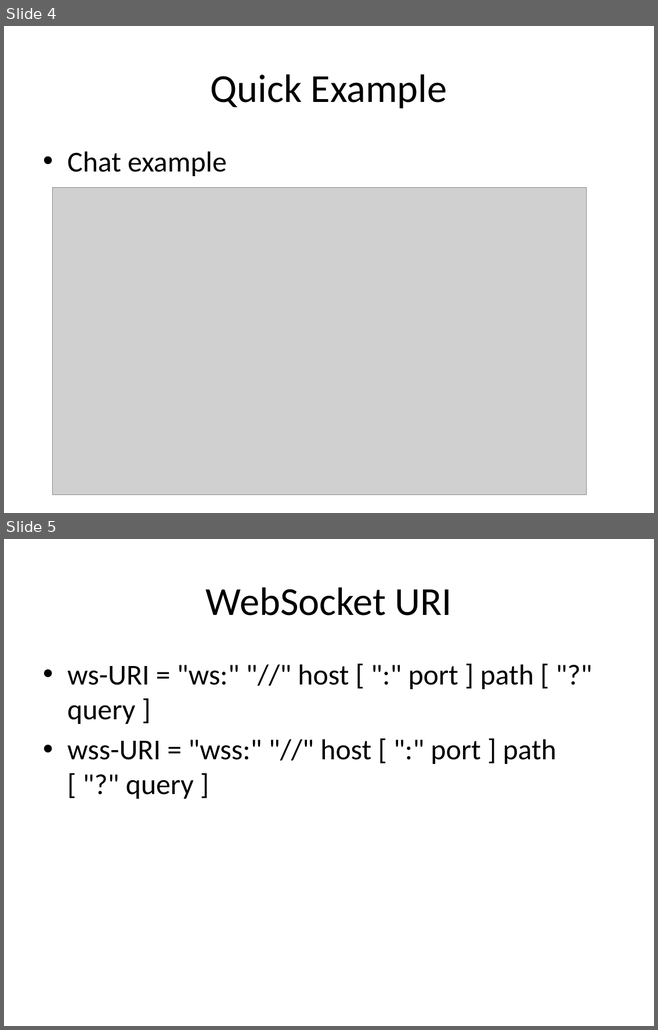
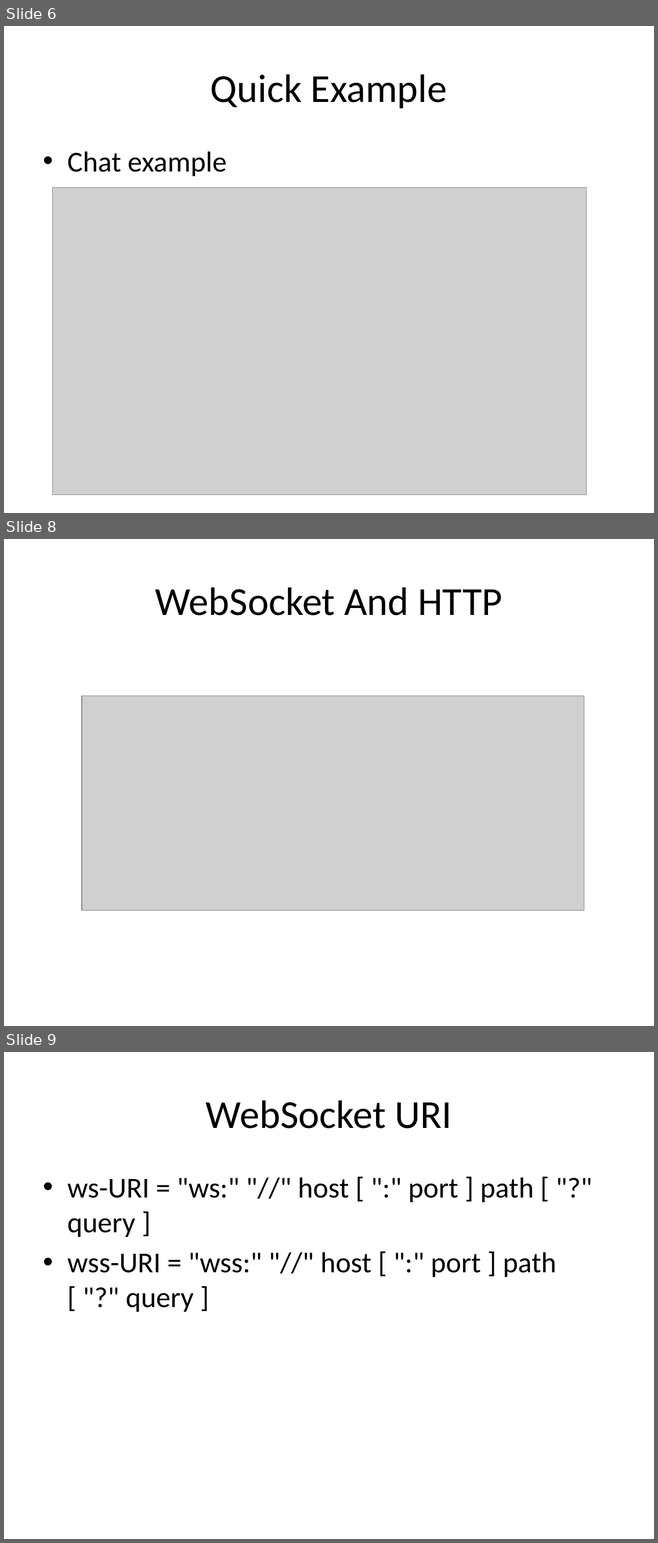
Before and after one commit to HLimit/h5_Traning, a slide deck: [presentation/[7]WebSockets.pptx. Shown one above the other, each under a label of ours: slides 4 and 5 before the commit, slides 6, 8 and 9 after it; the slides between them are not shown. The pictures are 658x1030 and 658x1543 pixels, drawn with LibreOffice and Linux fonts; fonts in the diff are those of the drawing; grey boxes stand for pictures. Boxes give left, top, right and bottom in pixels: in the first picture for what was removed or moved away, otherwise in the second. Text is boxed around its words. In the diff, an @@ line names an element or a change of style, - is before the commit and + after.

```diff
--- a/[presentation/[7]WebSockets.pptx
+++ b/[presentation/[7]WebSockets.pptx
@@ slide 8 added at (4, 539, 654, 1026), background #FFFFFF @@
@@ title added at (155, 587, 502, 616), 44 pt, text #000000 @@
+WebSocket And HTTP
@@ picture added at (82, 696, 584, 911) @@
@@ what was slide 4 is now slide 6 @@
@@ what was slide 5 is now slide 9 @@
```
Also in this commit, not shown: 1 slide changed, 7 other slides added, 1 slide removed, 8 other files.
